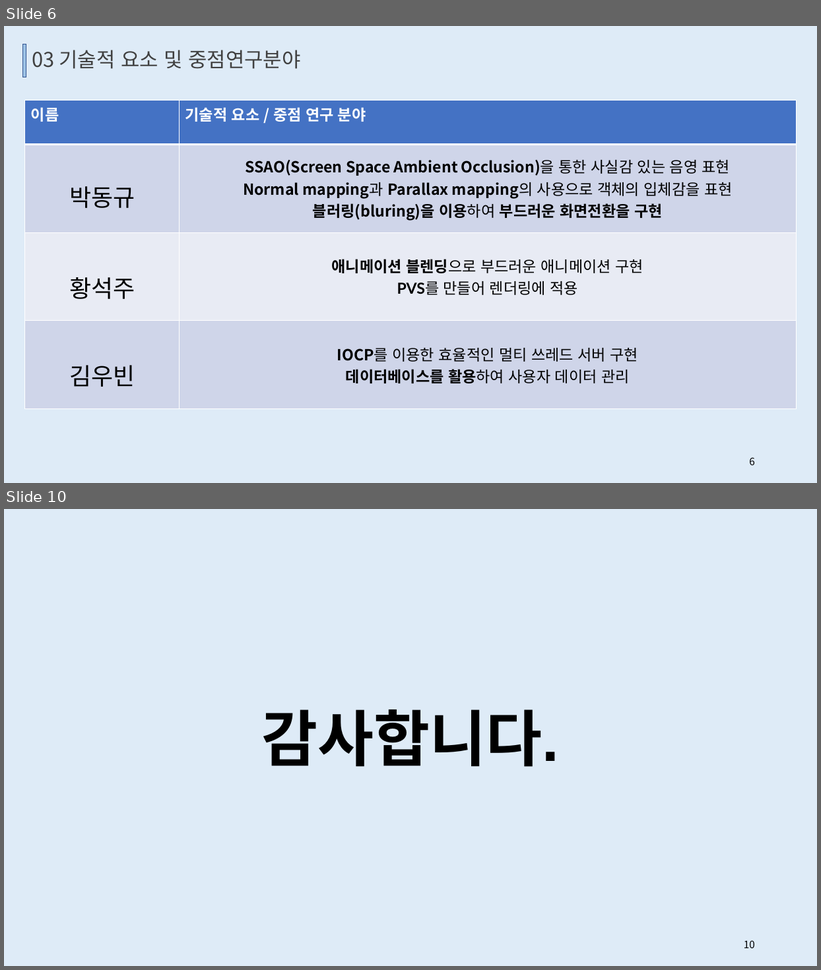
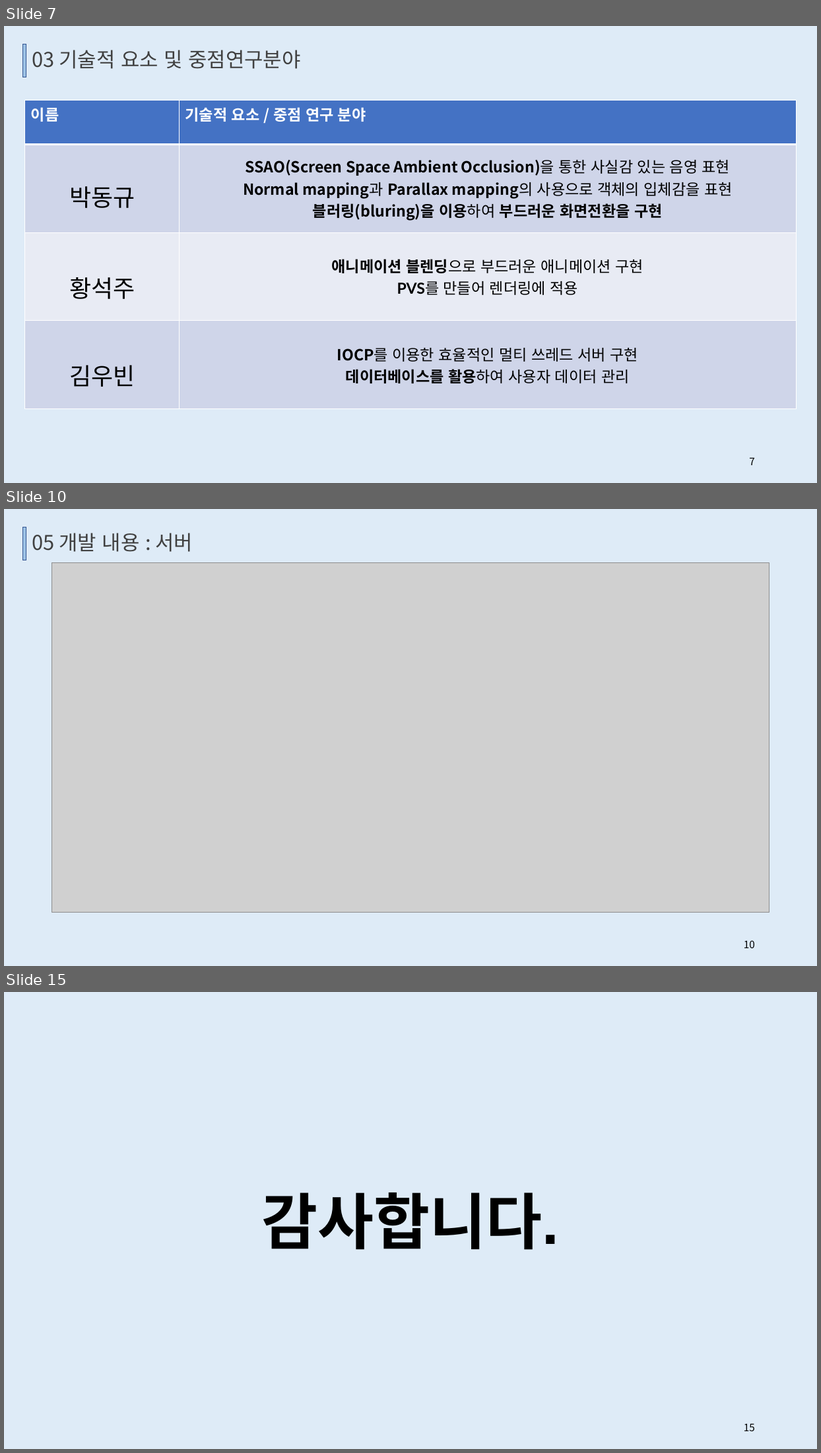
Before and after one commit to TUKoreaEscape/Graduation_Project, a slide deck: Graduation_Document/중간발표.pptx. Shown one above the other, each under a label of ours: slides 6 and 10 before the commit, slides 7, 10 and 15 after it; the slides between them are not shown. The pictures are 821x970 and 821x1453 pixels, drawn with LibreOffice and Linux fonts; fonts in the diff are those of the drawing; grey boxes stand for pictures. Boxes give left, top, right and bottom in pixels: in the first picture for what was removed or moved away, otherwise in the second. Text is boxed around its words. In the diff, an @@ line names an element or a change of style, - is before the commit and + after.

```diff
--- a/Graduation_Document/중간발표.pptx
+++ b/Graduation_Document/중간발표.pptx
@@ slide 10 added at [4,509,817,966], background #DEEBF7 @@
@@ rectangle added at [23,527,26,560], fill #9DC3E6, outline #325491 1 pt @@
@@ text added at [32,533,193,552], 24 pt, text #404040 @@
+05 개발 내용 : 서버
@@ picture added at [52,562,770,913] @@
@@ page number added at [744,941,755,949], 12 pt, text #000000 @@
+10
@@ what was slide 6 is now slide 7 @@
@@ page number at [749,458,755,466]: text changed @@
-6
+7
@@ what was slide 10 is now slide 15 @@
@@ page number at [744,1424,755,1432]: text changed @@
-10
+15
```
Also in this commit, not shown: 4 slides changed, 4 other slides added.
